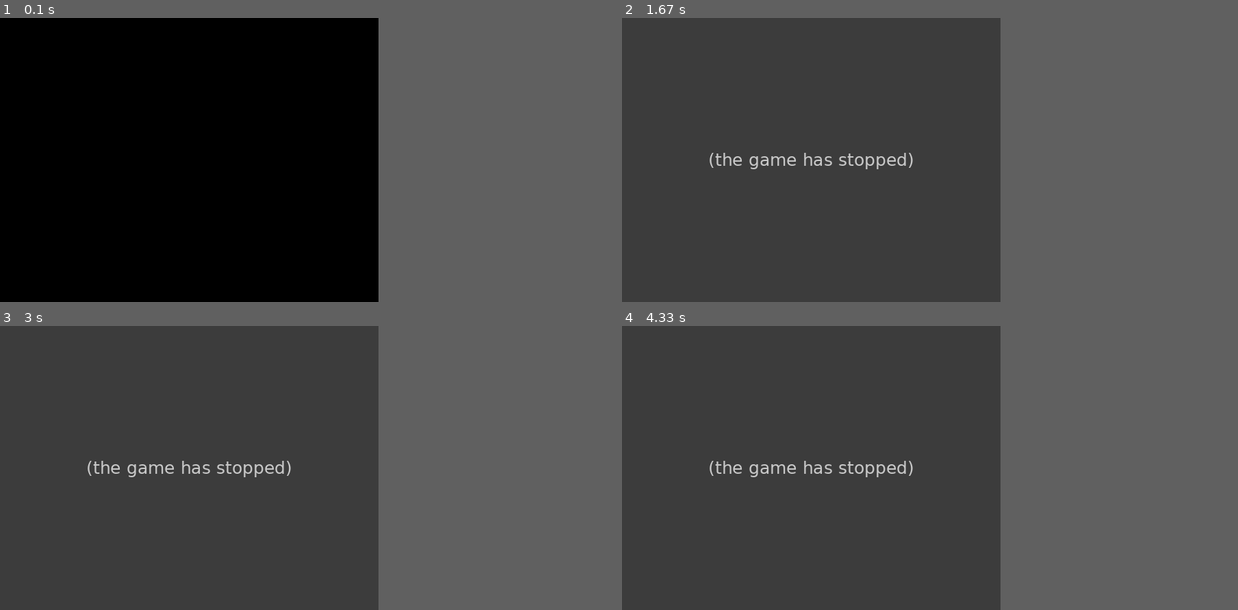
Above: before the commit, frames 1-4 (two rows, left to right).
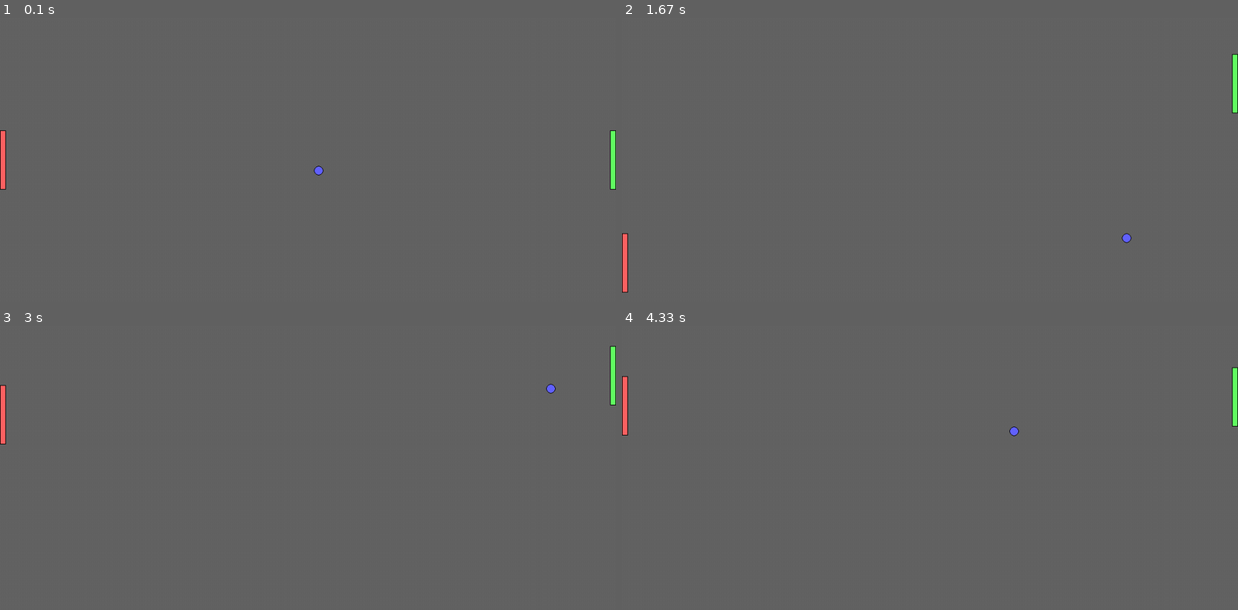
Above: after the commit, the same moments.

Repository: jmdibble/pong-pygame
Game: pygame game, started from pong-e.py
Same seed, same stepped clock (60 frames per second), same inputs: the game is played once before the commit and once after it.
Inputs:
- Up to frame 1 (0.1 s): no input
- Up to frame 2 (1.67 s): hold Up 0.33-0.8 s; hold Down 0.83-1.13 s; hold Up 1.17-1.53 s; hold Down from 1.57 s (still down)
- Up to frame 3 (3 s): release Down at 1.93 s; hold Up 1.97-2.27 s; hold Down 2.3-2.6 s; hold Up from 2.63 s (still down)
- Up to frame 4 (4.33 s): release Up at 3 s; hold Down 3.03-3.4 s; hold Up 3.43-3.73 s; hold Down 3.77-4.07 s; hold Up from 4.1 s (still down)
In our replay, the window is 553x415 before the commit and 900x415 after it. These sizes can differ from the game's own. Grey fills any space a smaller window leaves; there, only what the larger window draws over its background counts as a difference.

The runs differ from the first frame. In frame 1, 62% of the frame differs, in the area x 0-100%, y 0-100%; in frame 2, 62%; in frame 3, 62%; in frame 4, 62%.
Before the commit the program exited at 0.62 s; later frames show no game.

Commit message:
Finally revisited and got it working.
Need to work on scoring and more specific mechanics. Will also try and make it look prettier.

Diff:
--- a/pong-e.py
+++ b/pong-e.py
@@ -6,46 +6,119 @@
         self.screensize = screensize
         self.centerx = int(screensize[0]*0.5)
         self.centery = int(screensize[1]*0.5)
-        self.radius = 5
+        self.radius = 8
         self.rect = pygame.Rect(self.centerx-self.radius,
                                 self.centery-self.radius,
                                 self.radius*2, self.radius*2)
         self.color = (100,100,255)
         self.direction = [1,1]
-        self.speed = 5
-        ## Task: change speed as game progresses to make it harder
+        self.speedx = 2
+        self.speedy = 2
+        ## Task: change speed/radius as game progresses to make it harder
 
         self.hit_edge_left = False
         self.hit_edge_right = False
 
-    def update(self, player_paddle=None, ai_paddle=None):
-        self.centerx += self.direction[0]*self.speed
-        self.centery += self.direction[1]*self.speed
+    def update(self, player_paddle, ai_paddle):
+        self.centerx += self.direction[0]*self.speedx
+        self.centery += self.direction[1]*self.speedy
 
         self.rect.center = (self.centerx, self.centery)
 
         if self.rect.top <= 0:
             self.direction[1] = 1
-        elif self.rect.bottom >= self.screensize[1]-1:
+        elif self.rect.bottom >= self.screensize[1] - 1:
             self.direction[1] = -1
 
-        if self.rect.right >= self.screensize[0]-1:
+        if self.rect.right >= self.screensize[0] - 1:
             self.hit_edge_right = True
         elif self.rect.left <= 0:
             self.hit_edge_left = True
 
-    def render(selfself, screen):
-        pygame.draw.circle
+        ## Task: Change the direction of the pong based on where it hits the paddles
 
+        if self.rect.colliderect(player_paddle.rect):
+            self.direction[0] = -1
+        if self.rect.colliderect(ai_paddle.rect):
+            self.direction[0] = 1
+
+    def render(self, screen):
+        pygame.draw.circle(screen, self.color, self.rect.center, self.radius, 0)
+        pygame.draw.circle(screen, (0,0,0), self.rect.center, self.radius, 1)
+
+
+class AIPaddle(object):
+    def __init__(self, screensize):
+        self.screensize = screensize
+
+        self.centerx = 5
+        self.centery = int(screensize[1]*0.5)
+
+        self.height = 100
+        self.width = 10
+
+        self.rect = pygame.Rect(0, self.centery - int(self.height*0.5), self.width, self.height)
+
+        self.color = (255, 100, 100)
+
+        ## Task: Adjust size of AI paddle as match progresses to make it more difficult
+
+        self.speed = 3
+
+    def update(self, pong):
+        if pong.rect.top < self.rect.top:
+            self.centery -= self.speed
+        elif pong.rect.bottom > self.rect.bottom:
+            self.centery += self.speed
+
+        self.rect.center = (self.centerx, self.centery)
+        if self.rect.top < 0:
+            self.rect.top = 0
+        if self.rect.bottom > self.screensize[1] - 1:
+            self.rect.bottom = self.screensize[1] -1
+
+    def render(self, screen):
+        pygame.draw.rect(screen, self.color, self.rect, 0)
+        pygame.draw.rect(screen, (0,0,0), self.rect, 1)
+
+class PlayerPaddle(object):
+    def __init__(self, screensize):
+        self.screensize = screensize
+
+        self.centerx = screensize[0] - 5
+        self.centery = int(screensize[1]*0.5)
+
+        self.height = 100
+        self.width = 10
+
+        self.rect = pygame.Rect(0, self.centery - int(self.height*0.5), self.width, self.height)
+
+        self.color = (100, 255, 100)
+
+        ## Task: Adjust size of Player paddle as match progresses to make it more difficult
+
+        self.speed = 3
+        self.direction = 0
+
+    def update(self):
+        self.centery += self.direction * self.speed
+
+        self.rect.center = (self.centerx, self.centery)
+
+    def render(self, screen):
+        pygame.draw.rect(screen, self.color, self.rect, 0)
+        pygame.draw.rect(screen, (0,0,0), self.rect, 1)
 
 def main():
     pygame.init()
 
-    screensize = (640,480)
+    screensize = (1040,480)
 
-    screen = pygame.display.set_mode((640,480))
+    screen = pygame.display.set_mode((1040,480))
     clock = pygame.time.Clock()
     pong = Pong(screensize)
+    ai_paddle = AIPaddle(screensize)
+    player_paddle = PlayerPaddle(screensize)
     running = True
 
     while running:
@@ -57,8 +130,21 @@
             if event.type == QUIT:
                 running = False
 
+            if event.type == KEYDOWN:
+                if event.key == K_UP:
+                    player_paddle.direction = -1
+                elif event.key == K_DOWN:
+                    player_paddle.direction = 1
+            if event.type == KEYUP:
+                if event.key == K_UP and player_paddle.direction == -1:
+                    player_paddle.direction = 0
+                elif event.key == K_DOWN and player_paddle.direction == 1:
+                    player_paddle.direction = 0
+
         ## Object updating phase
-        pong.update()
+        ai_paddle.update(pong)
+        player_paddle.update()
+        pong.update(player_paddle, ai_paddle)
 
         ## Task: make some text on the screen over everything else
         ## Allow restarting of the game
@@ -70,7 +156,12 @@
             running = False
 
         ## Rendering phase
-        screen.fill((0,0,0))
+        screen.fill((100,100,100))
+
+        ai_paddle.render(screen)
+        player_paddle.render(screen)
+        pong.render(screen)
+
         pygame.display.flip()
 
     pygame.quit()
